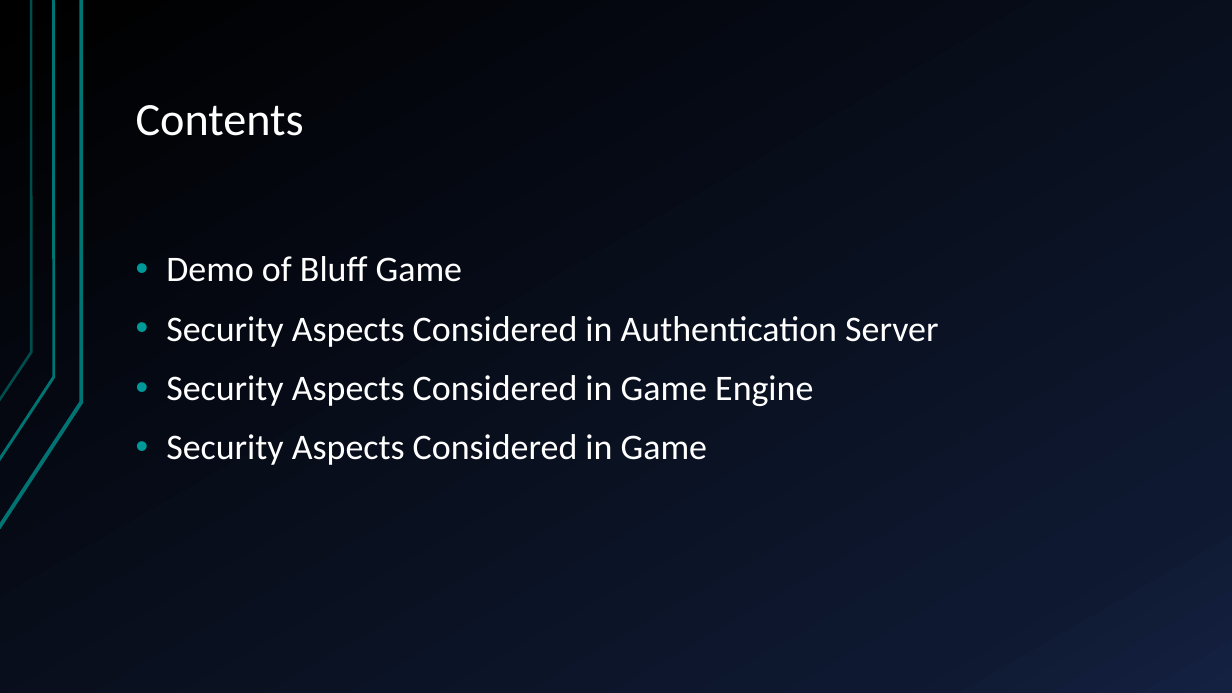
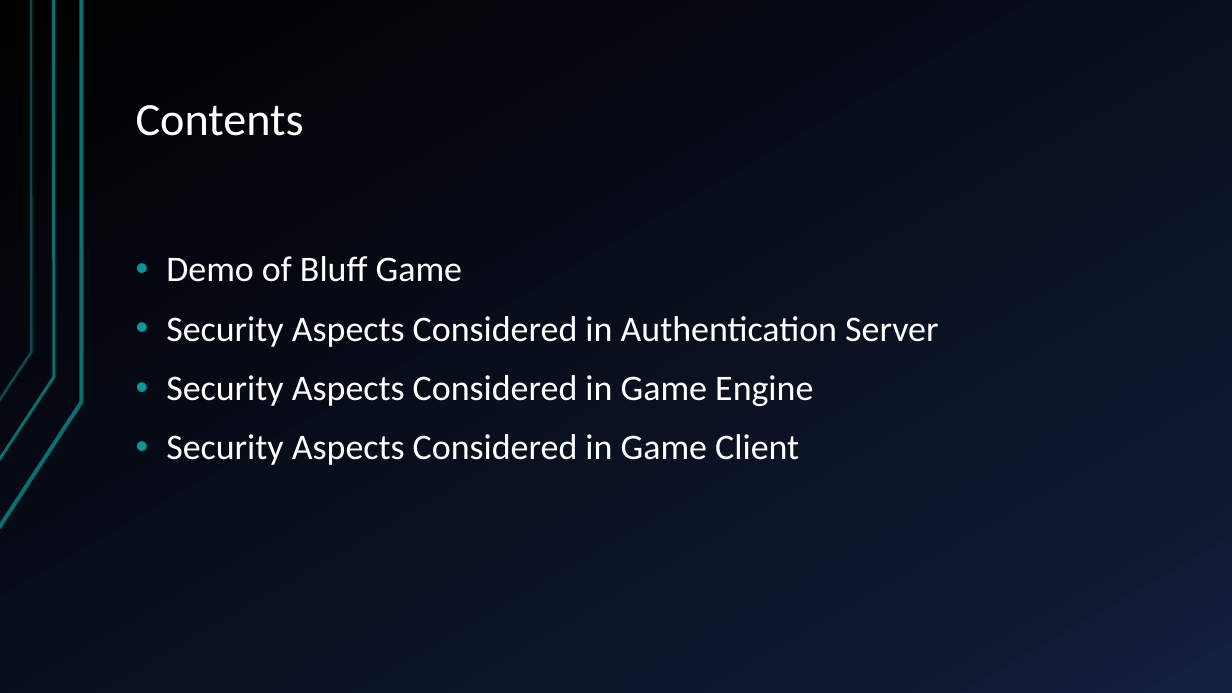
Before and after one commit to sakibh20/secure-post, a slide deck: slide 2 of Documentation/Bluff game.pptx. Drawn at 1232x693 pixels with LibreOffice and Linux fonts; fonts in the diff are those of the drawing. Boxes give left, top, right and bottom in pixels: in the first picture for what was removed or moved away, otherwise in the second. Text is boxed around its words. In the diff, an @@ line names an element or a change of style, - is before the commit and + after.

```diff
--- a/Documentation/Bluff game.pptx
+++ b/Documentation/Bluff game.pptx
@@ text at [166, 434, 799, 465]: text changed @@
-• Security Aspects Considered in Game
+• Security Aspects Considered in Game Client
```
Also in this commit, not shown: 1 other slide changed, 6 slides added, 15 other files.
